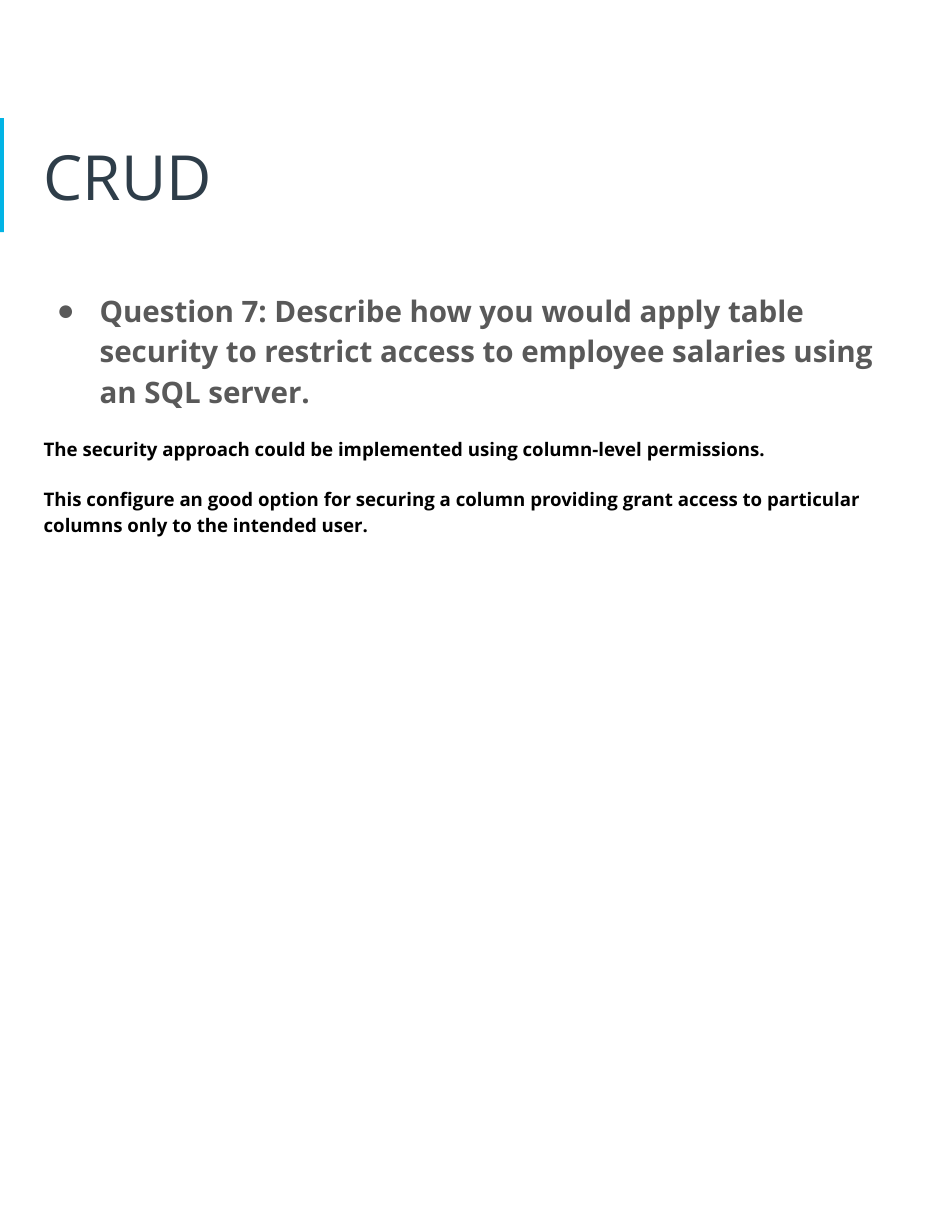
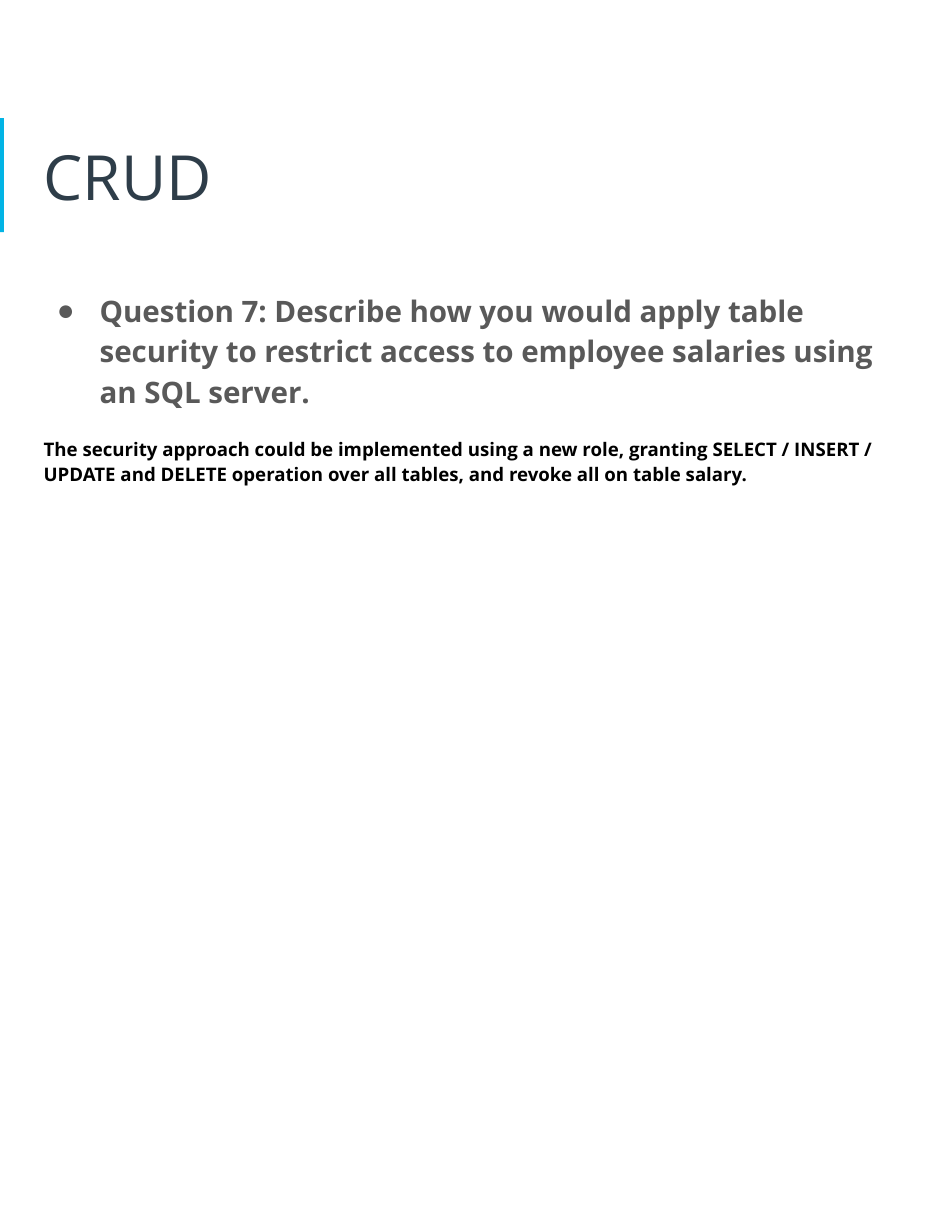
Before and after one commit to fapereira1/data-architecture-nanodegree, a slide deck: slide 23 of Designing-and-HR-database/database-requirement-document.pptx. Drawn at 952x1232 pixels with LibreOffice and Linux fonts; fonts in the diff are those of the drawing. Boxes give left, top, right and bottom in pixels: in the first picture for what was removed or moved away, otherwise in the second. Text is boxed around its words. In the diff, an @@ line names an element or a change of style, - is before the commit and + after.

```diff
--- a/Designing-and-HR-database/database-requirement-document.pptx
+++ b/Designing-and-HR-database/database-requirement-document.pptx
@@ text at bbox=[44, 441, 859, 486]: text changed @@
-The security approach could be implemented using column-level permissions.
-This configure an good option for securing a column providing grant access to particular columns only to the intended user.
+The security approach could be implemented using a new role, granting SELECT / INSERT / UPDATE and DELETE operation over all tables, and revoke all on table salary.
```
Also in this commit, not shown: 14 other slides changed, 5 other files.
